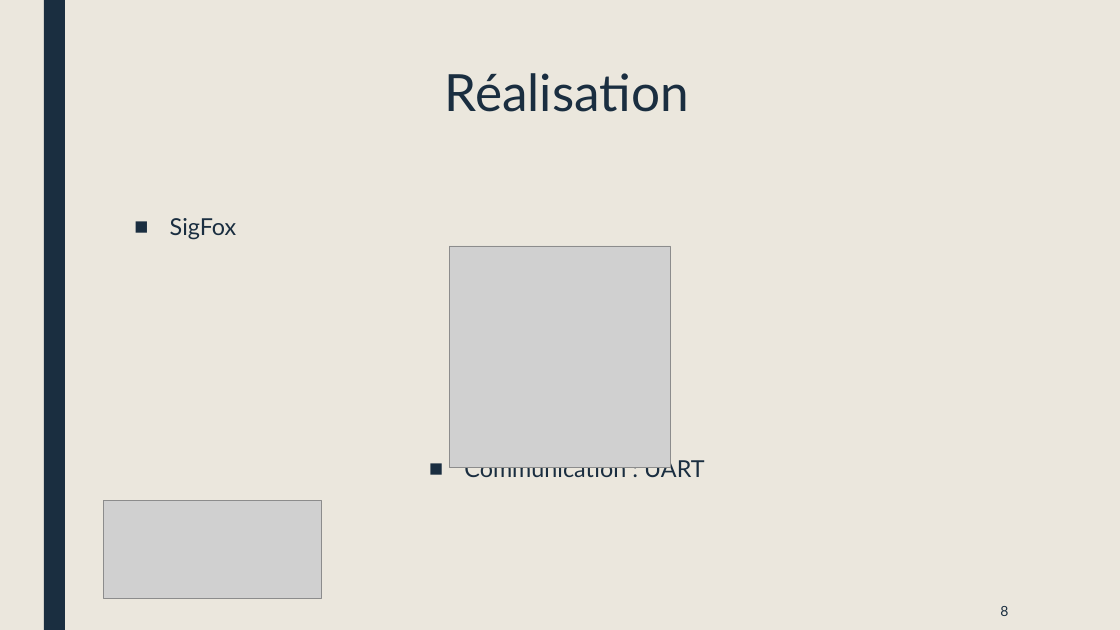
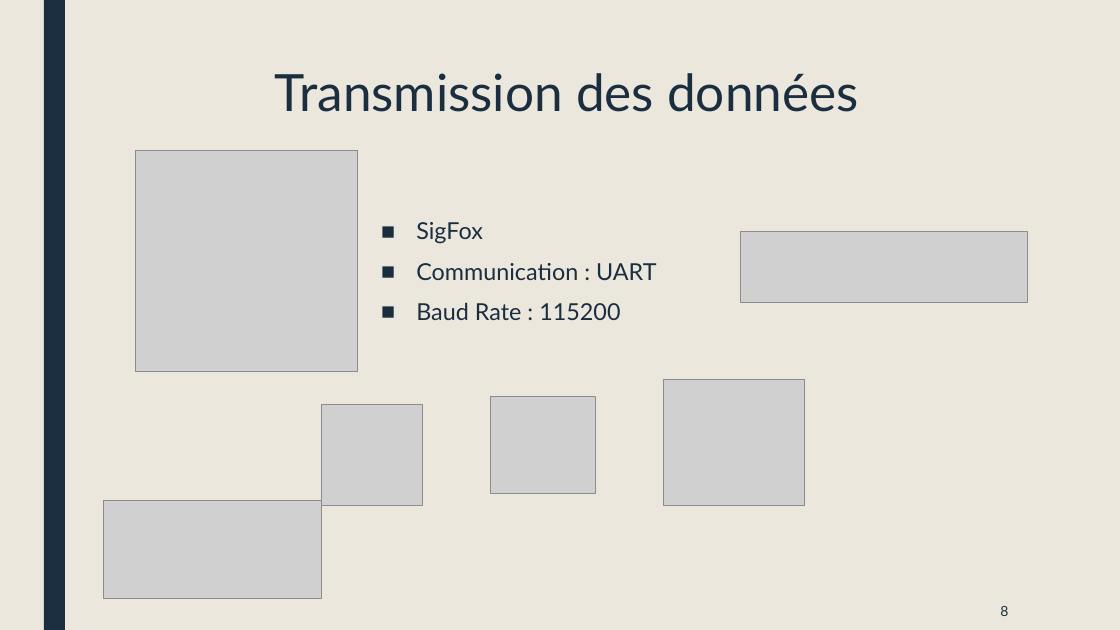
Before and after one commit to JombartOlivier/Isenprotect, a slide deck: slide 8 of Présentation/Présentation 27_02_2018.pptx. Drawn at 1120x630 pixels with LibreOffice and Linux fonts; fonts in the diff are those of the drawing; grey boxes stand for pictures. Boxes give left, top, right and bottom in pixels: in the first picture for what was removed or moved away, otherwise in the second. Text is boxed around its words. In the diff, an @@ line names an element or a change of style, - is before the commit and + after.

```diff
--- a/Présentation/Présentation 27_02_2018.pptx
+++ b/Présentation/Présentation 27_02_2018.pptx
@@ title at [275,73,859,112]: text changed @@
-Réalisation
+Transmission des données
@@ picture: place and size @@
-picture at [450,246,671,468]
+picture at [136,150,358,372]
@@ text "SigFox": place and size @@
-text "SigFox" at [170,218,705,477]
+text "SigFox" at [416,222,657,320]
@@ picture added at [741,231,1028,302] @@
@@ text at [416,263,657,280]: alignment centre to left @@
@@ text at [416,303,620,320]: paragraph added @@
+■ Baud Rate : 115200
@@ picture added at [664,380,805,506] @@
@@ picture added at [322,405,423,506] @@
@@ picture added at [491,397,595,494] @@
```
Also in this commit, not shown: 6 other slides changed, 2 slides added, 3 slides removed, 1 other file.
